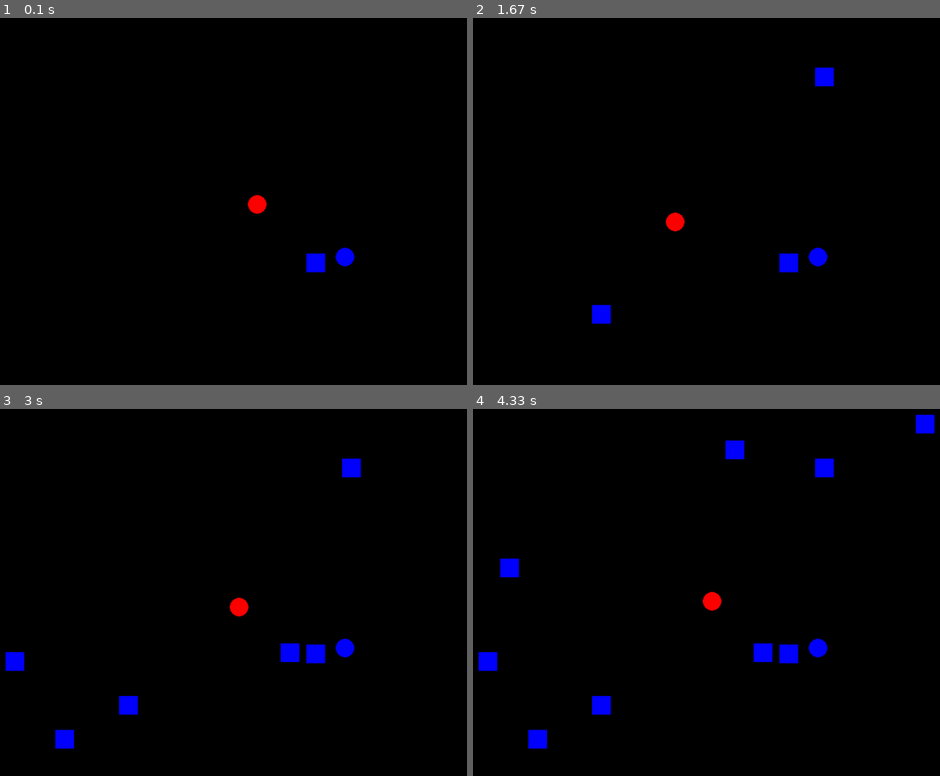
Above: before the commit, frames 1-4 (two rows, left to right).
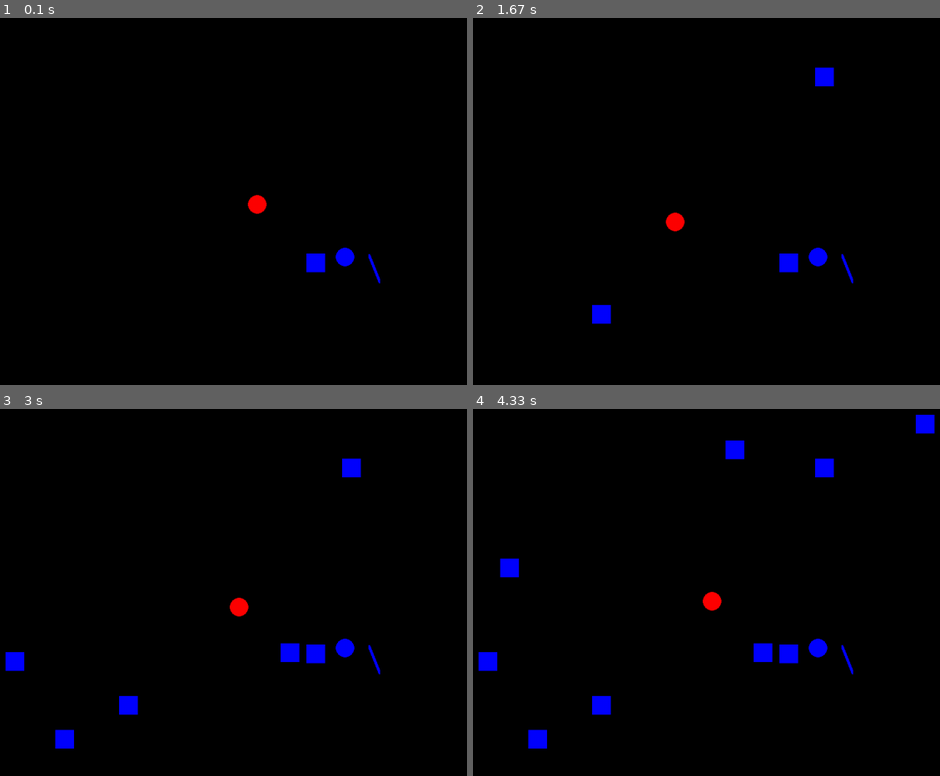
Above: after the commit, the same moments.

Repository: mytinycloud/90D-pygame-scaffold
Game: pygame game, started from main.py
Two runs of this game, one before a commit and one after it. Both use one fixed random seed, a clock stepped at 60 frames per second and the inputs below.
Inputs (mouse positions are in pixels of both pictures, inside the frame that each line leads up to):
- Up to frame 1 (0.1 s): no input
- Up to frame 2 (1.67 s): hold A 0.33-0.87 s; move the mouse to (715, 260) at 0.37 s; hold S 0.9-1.2 s; move the mouse to (823, 76) at 0.93 s; tap Space at 0.97, 1.3, 1.6 s; hold A 1.23-1.63 s; move the mouse to (599, 315) at 1.27 s
- Up to frame 3 (3 s): hold W 1.67-2.03 s; move the mouse to (289, 651) at 1.7 s; tap Space at 1.73, 2.13, 2.43, 2.8 s; hold D 2.07-2.7 s; move the mouse to (65, 739) at 2.1 s; hold S from 2.73 s (still down); move the mouse to (14, 662) at 2.77 s
- Up to frame 4 (4.33 s): release S at 3.1 s; hold A 3.13-3.6 s; move the mouse to (925, 423) at 3.17 s; tap Space at 3.2, 3.5, 3.7, 4, 4.2 s; hold D 3.63-4.1 s; move the mouse to (734, 449) at 3.67 s; hold W from 4.13 s (still down); move the mouse to (510, 566) at 4.17 s

The runs differ from the first frame. In frame 1, less than 0.1% of the frame differs, in the area x 78-82%, y 64-73%; in frame 2, less than 0.1%; in frame 3, less than 0.1%; in frame 4, less than 0.1%.

Commit message:
WIP on line collisions

Diff:
--- a/systems/collisions.py
+++ b/systems/collisions.py
@@ -2,7 +2,7 @@
 from pygame import Vector2
 import dataclasses
 import typing
-
+from . import utils
 
 
 @dataclasses.dataclass(init=True, slots=True)
@@ -13,6 +13,7 @@
 SHAPE_BOX = 0
 SHAPE_CIRCLE = 1
 SHAPE_POINT = 2
+SHAPE_LINE = 3
 
 '''
 Component class to store hitbox information, and the resulting intersections.
@@ -24,6 +25,7 @@
     layer_mask: int         # Layer mask that this hitbox exists on
     target_mask: int = 0    # Layer mask to record collisions from
     shape: int
+    invert: bool = False
 
     @staticmethod
     def from_box(size: tuple[int,int], layer: int) -> 'HitboxComponent':
@@ -47,8 +49,23 @@
         return HitboxComponent(
             bounds = Vector2(0),
             layer_mask = layer,
-            shape = SHAPE_POINT,
-        )
+            shape = SHAPE_POINT
+        )
+
+    @staticmethod
+    def from_line(vector: tuple[int,int], layer: int) -> 'HitboxComponent':
+        size, invert = utils.rectify_vector(Vector2(vector))
+        return HitboxComponent(
+            bounds = size / 2,
+            layer_mask = layer,
+            shape = SHAPE_LINE,
+            invert = invert
+        )
+
+    def get_line_end(self) -> Vector2:
+        if self.invert:
+            return Vector2(self.bounds.x, -self.bounds.y)
+        return self.bounds
 
 '''
 Computes the overlap on a single dimension.
@@ -72,6 +89,28 @@
         return None
     return (point.normalize() * radius) - point
 
+'''
+da: a_end from a_start
+db: b_end from b_start
+delta: b_start from a_start
+'''
+def _intersect_line_line(da: Vector2, delta: Vector2, db: Vector2) -> Vector2 | None:
+    determinant = utils.determinant(da, db)
+
+    if abs(determinant) < 1e-10:
+        # Lines near parallel
+        return None
+
+    # Form line equations
+    t = (delta.x * db.y - delta.y * db.x) / determinant
+    u = (delta.x * da.y - delta.y * da.x) / determinant
+
+    # Check if the intersection point lies on both line segments
+    if 0 <= t <= 1 and 0 <= u <= 1:
+        intersect = t * da
+        return intersect
+    return None
+
 def _compute_intersection_box_box(delta: Vector2, a: HitboxComponent, b: HitboxComponent) -> Vector2:
     return _overlap_box_point(a.bounds + b.bounds, delta)
 
@@ -80,9 +119,7 @@
 
 def _compute_intersection_box_circle(delta: Vector2, a: HitboxComponent, b: HitboxComponent) -> Vector2 | None:
     box = a.bounds
-
     # If a the circle center overlaps one axis, it reduces to a box-box check.
-    # Note - this still expects the bounding box check already having passed.
     if abs(delta.x) <= box.x or abs(delta.y) <= box.y:
         return _overlap_box_point(a.bounds + b.bounds, delta)
 
@@ -90,6 +127,23 @@
     delta.x -= -box.x if delta.x < 0 else box.x
     delta.y -= -box.y if delta.y < 0 else box.y
     return _overlap_circle_point(b.bounds.x, delta)
+
+def _compute_intersection_box_line(delta: Vector2, a: HitboxComponent, b: HitboxComponent) -> Vector2 | None:
+    return None
+
+def _compute_intersection_circle_line(delta: Vector2, a: HitboxComponent, b: HitboxComponent) -> Vector2 | None:
+    line = b.get_line_end()
+    circle_span = utils.rotate_vector_cw(line).normalize() * a.bounds.x
+    intersection = _intersect_line_line(circle_span, delta - line, line * 2)
+    if not intersection:
+        return None
+    return circle_span - intersection
+
+def _compute_intersection_line_line(delta: Vector2, a: HitboxComponent, b: HitboxComponent) -> Vector2 | None:
+    da = a.get_line_end()
+    db = b.get_line_end()
+    intersection = _intersect_line_line(da * 2, delta - (db + da), db * 2)
+    return Vector2(0) if intersection != None else None
 
 '''
 Reverses the signature of an intersection function.
@@ -102,6 +156,8 @@
     return inv_fn
 
 _compute_intersection_circle_box = _invert_intersection_fn(_compute_intersection_box_circle)
+_compute_intersection_line_box = _invert_intersection_fn(_compute_intersection_box_line)
+_compute_intersection_line_circle = _invert_intersection_fn(_compute_intersection_circle_line)
 
 '''
 Computes the intersection vector for two hitboxes.
@@ -111,26 +167,40 @@
 
     # Note, box-point and circle-point can be treated as box-box and circle-circle
     # Because a point is equivalent to a zero width box or circle as required.
+
     a_shape = a.shape
     b_shape = b.shape
 
     if a_shape == SHAPE_BOX:
         if b_shape == SHAPE_CIRCLE:
             return _compute_intersection_box_circle(delta, a, b)
+        elif b_shape == SHAPE_LINE:
+            return _compute_intersection_box_line(delta, a, b)
         else: # SHAPE_BOX or SHAPE_POINT
             return _compute_intersection_box_box(delta, a, b)
     elif a_shape == SHAPE_CIRCLE:
         if b_shape == SHAPE_BOX:
             return _compute_intersection_circle_box(delta, a, b)
+        elif b_shape == SHAPE_LINE:
+            return _compute_intersection_circle_line(delta, a, b)
         else: # SHAPE_CIRCLE or SHAPE_POINT
             return _compute_intersection_circle_circle(delta, a, b)
+    elif a_shape == SHAPE_LINE:
+        if b_shape == SHAPE_BOX:
+            return _compute_intersection_line_box(delta, a, b)
+        elif b_shape == SHAPE_CIRCLE:
+            return _compute_intersection_line_circle(delta, a, b)
+        elif b_shape == SHAPE_LINE:
+            return _compute_intersection_line_line(delta, a, b)
+        else: # SHAPE_POINT
+            return None # Points do not collide with rays
     else: # a_shape == SHAPE_POINT
         if b_shape == SHAPE_BOX:
             return _compute_intersection_box_box(delta, a, b)
         elif b_shape == SHAPE_CIRCLE:
             return _compute_intersection_circle_circle(delta, a, b)
-        else: # b_shape == SHAPE_POINT
-            # Shouldnt occurr. Points do not collide with points.
+        else: # SHAPE_RAY or SHAPE_POINT
+            # Shouldnt occurr. Points do not collide with points or rays.
             return None
 
 
--- a/systems/sprites.py
+++ b/systems/sprites.py
@@ -6,7 +6,7 @@
 from pygame import Vector2
 
 from .motion import MotionComponent
-
+from . import utils
 
 
 '''
@@ -42,6 +42,19 @@
         surface = Surface((diameter, diameter), pygame.SRCALPHA)
         pygame.draw.circle(surface, color, Vector2(diameter/2), diameter/2)
         return SpriteComponent(surface=surface)
+
+
+    @staticmethod
+    def from_line(vector: tuple[int,int], width: int, color: tuple[int,int,int]):
+        size, invert = utils.rectify_vector(Vector2(vector))
+
+        surface = Surface(size, pygame.SRCALPHA)
+        if invert:
+            pygame.draw.line(surface, color, (0, size[1]), (size[0], 0), width)
+        else:
+            pygame.draw.line(surface, color, Vector2(0), size, width)
+        return SpriteComponent(surface=surface)
+
 
 
 '''
--- a/systems/testing.py
+++ b/systems/testing.py
@@ -37,10 +37,16 @@
     e.hitbox = HitboxComponent.from_box((32,32), 1)
     group.add(e)
 
-    e = e.clone()
-    e.motion.position = Vector2(150,90)
+    e = Entity("circle")
+    e.motion = MotionComponent(position=Vector2(150,90))
     e.hitbox = HitboxComponent.from_circle(32, 1)
     e.sprite = SpriteComponent.from_circle(32, (0,0,255))
     group.add(e)
 
+    e = Entity("ray")
+    e.motion = MotionComponent(position=Vector2(200,110))
+    e.hitbox = HitboxComponent.from_line((20,50), 1)
+    e.sprite = SpriteComponent.from_line((20,50), 5, (0,0,255))
+    group.add(e)
+
     group.mount_system(testing_system)
